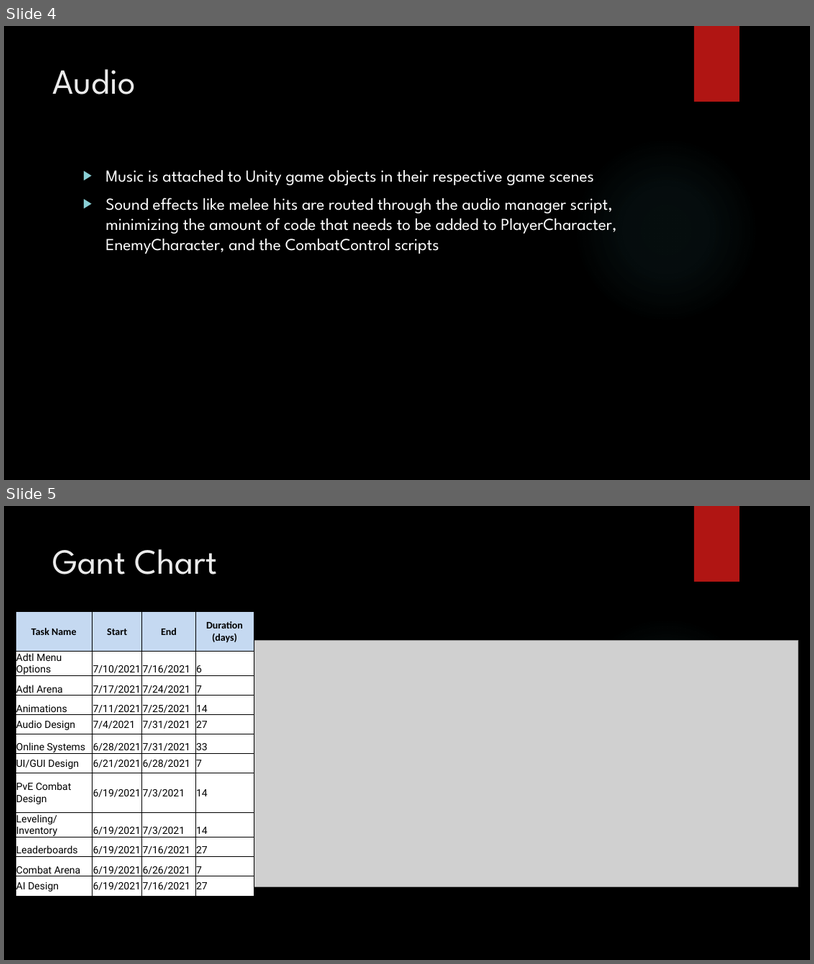
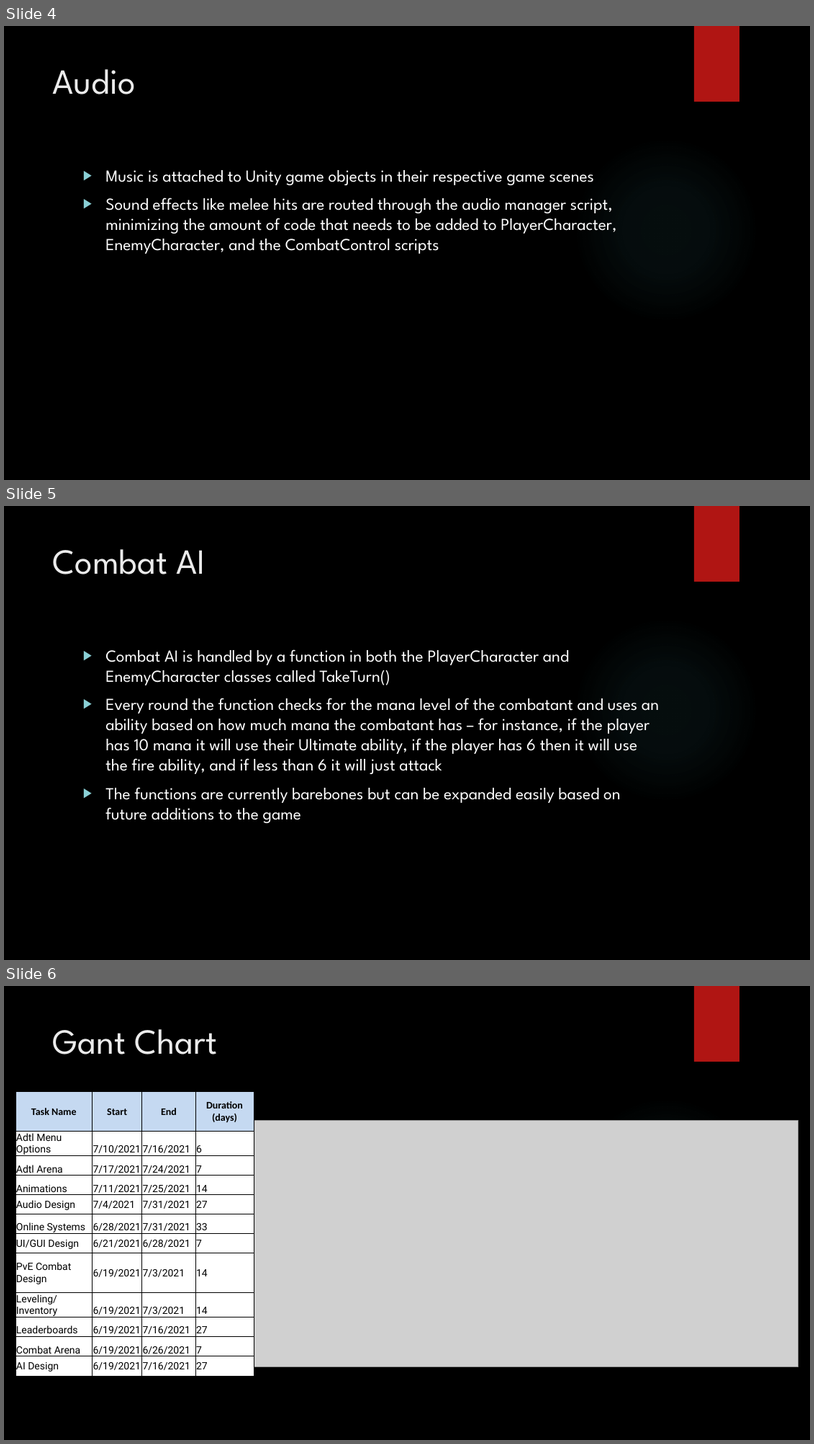
Before and after one commit to knkolbow/NAME, a slide deck: Phase4docs/Phase 4 Presentation.pptx. Shown one above the other, each under a label of ours: slides 4 and 5 before the commit, slides 4, 5 and 6 after it. The pictures are 814x964 and 814x1444 pixels, drawn with LibreOffice and Linux fonts; fonts in the diff are those of the drawing; grey boxes stand for pictures; background and template pictures are left out. Boxes give left, top, right and bottom in pixels: in the first picture for what was removed or moved away, otherwise in the second. Text is boxed around its words. In the diff, an @@ line names an element or a change of style, - is before the commit and + after.

```diff
--- a/Phase4docs/Phase 4 Presentation.pptx
+++ b/Phase4docs/Phase 4 Presentation.pptx
@@ slide 5 added at <box>4,506,810,960</box>, background picture (left out); not listed: 2 template elements that a slide beside it also shows @@
@@ title added at <box>53,549,205,574</box>, 42 pt, text #EBEBEB @@
+Combat AI
@@ text added at <box>106,649,659,823</box>, 20 pt, text #FFFFFF @@
+▶ Combat AI is handled by a function in both the PlayerCharacter and EnemyCharacter classes called TakeTurn()
+▶ Every round the function checks for the mana level of the combatant and uses an ability based on how much mana the combatant has – for instance, if the player has 10 mana it will use their Ultimate ability, if the player has 6 then it will use the fire ability, and if less than 6 it will just attack
+▶ The functions are currently barebones but can be expanded easily based on future additions to the game
@@ what was slide 5 is now slide 6 @@
```
